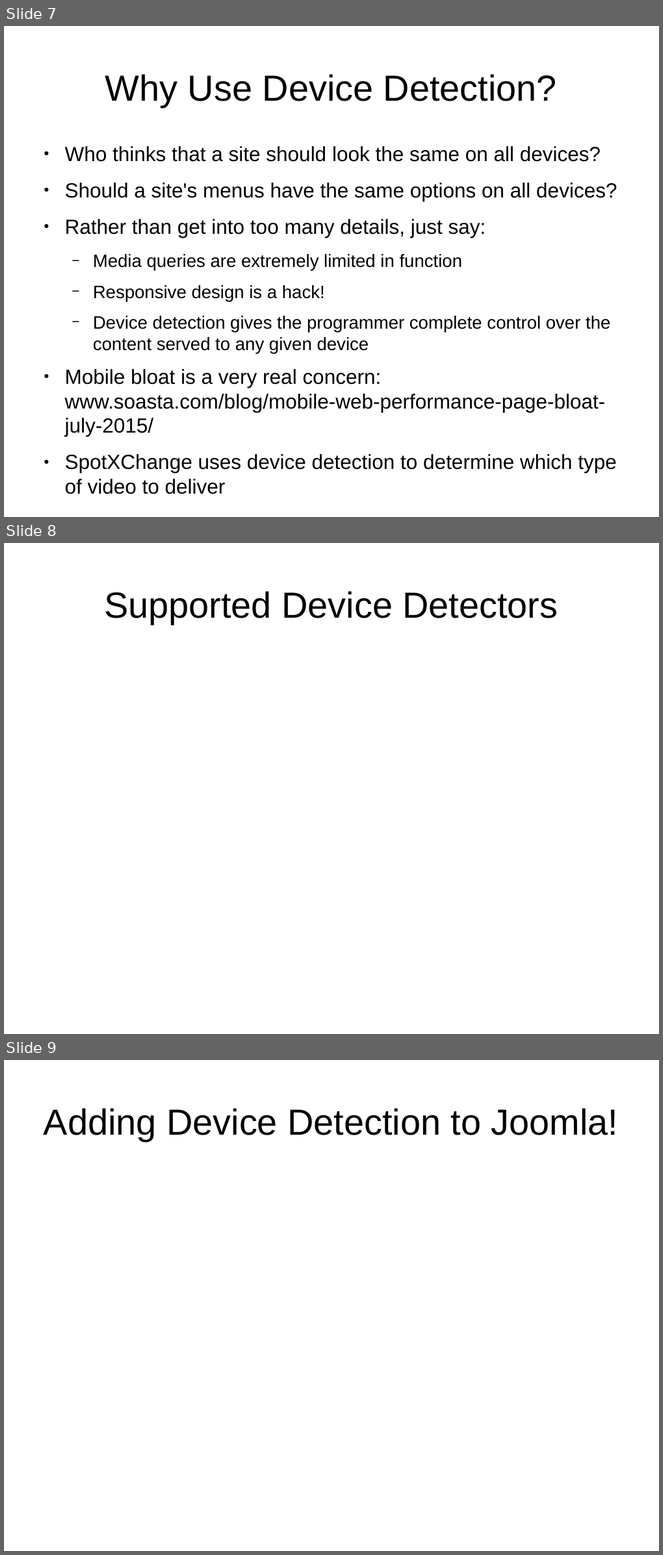
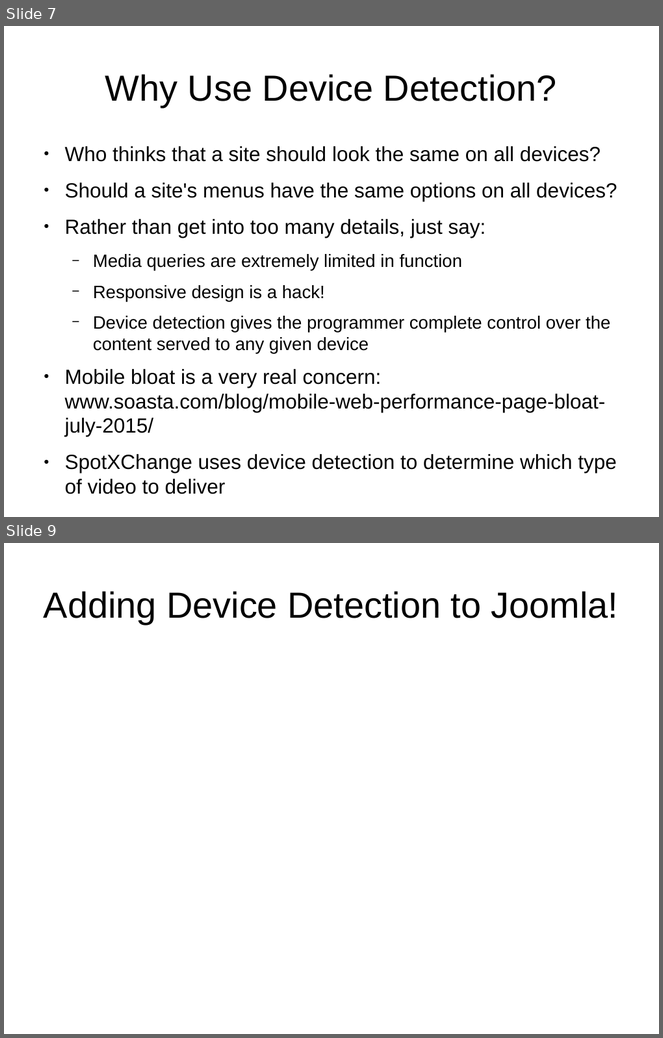
Before and after one commit to tomwhartung/jmws_accoutrements, a slide deck: presentations/2015_09-Joomla/Device_Detection-In_Protostar_and_Beez3.odp. Shown one above the other, each under a label of ours: slides 7, 8 and 9 before the commit, slides 7 and 9 after it; the slides between them are not shown. The pictures are 663x1555 and 663x1038 pixels, drawn with LibreOffice and Linux fonts; fonts in the diff are those of the drawing. Boxes give left, top, right and bottom in pixels: in the first picture for what was removed or moved away, otherwise in the second. Text is boxed around its words. In the diff, an @@ line names an element or a change of style, - is before the commit and + after.

```diff
--- a/presentations/2015_09-Joomla/Device_Detection-In_Protostar_and_Beez3.odp
+++ b/presentations/2015_09-Joomla/Device_Detection-In_Protostar_and_Beez3.odp
@@ slide 8 removed at (x1=4, y1=543, x2=659, y2=1034), background #FFFFFF @@
@@ title removed at (x1=104, y1=591, x2=558, y2=624) @@
-Supported Device Detectors
```
Also in this commit, not shown: 1 slide changed, 4 slides added.
